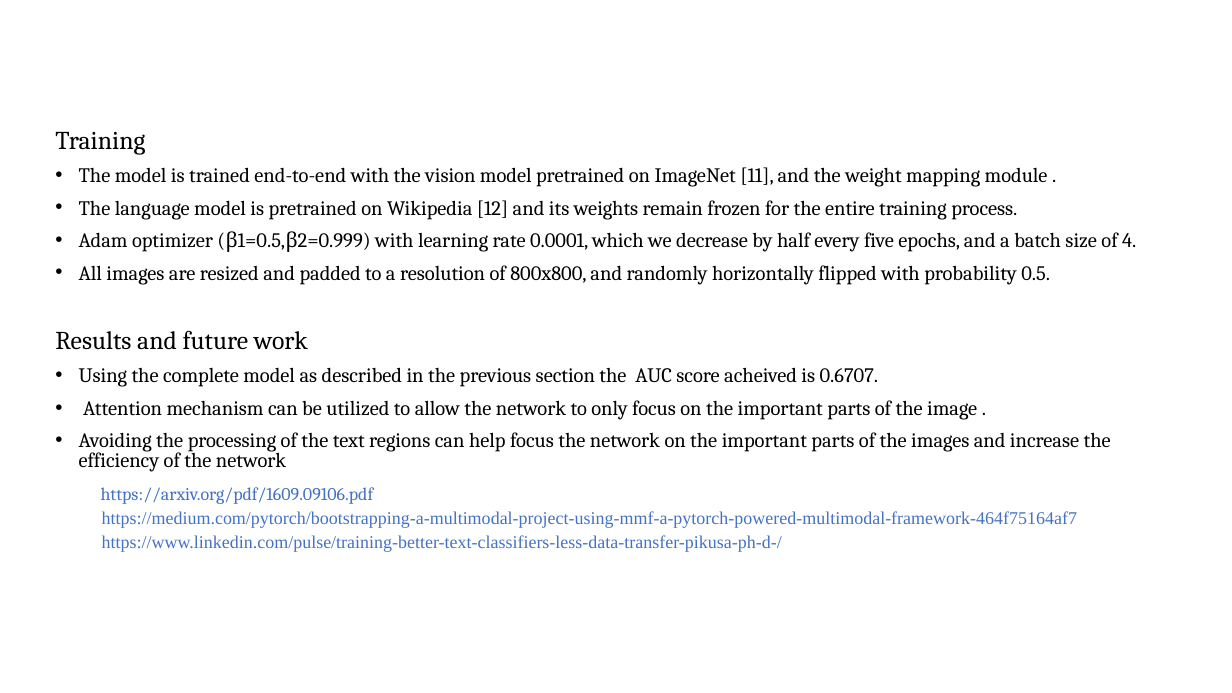
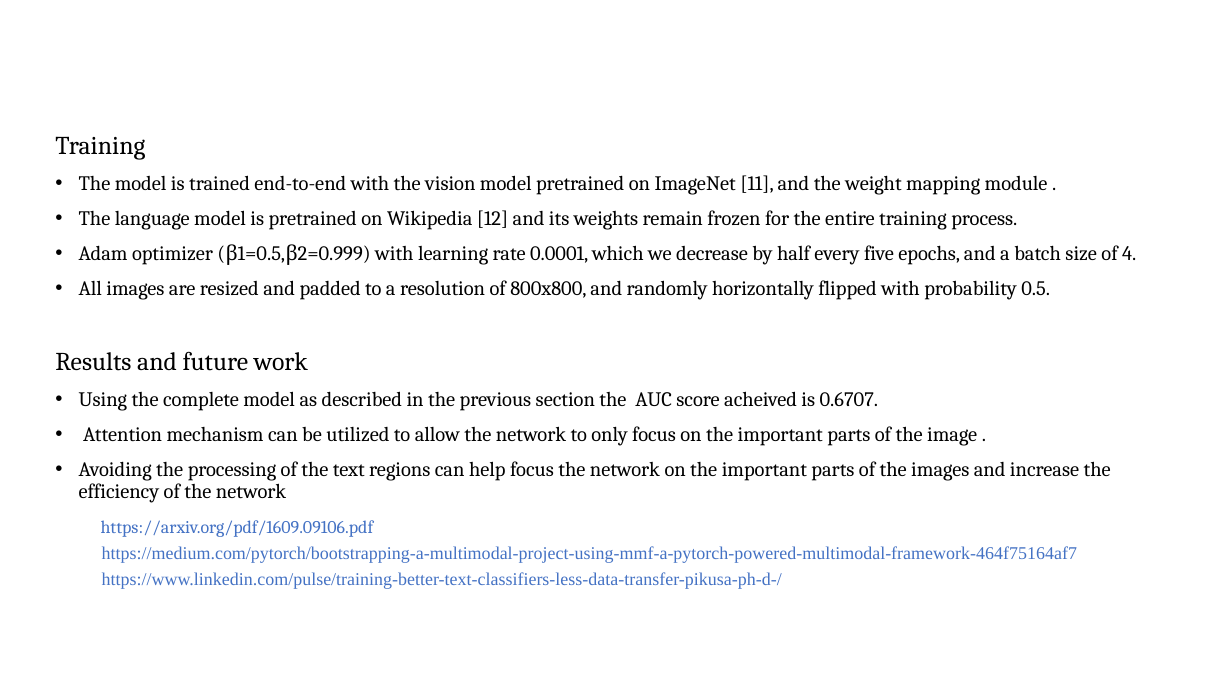
Before and after one commit to VarunBohara/Mini-Project-Documents, a slide deck: slide 17 of Literature Survey.pptx. Drawn at 1232x693 pixels with LibreOffice and Linux fonts; fonts in the diff are those of the drawing. Boxes give left, top, right and bottom in pixels: in the first picture for what was removed or moved away, otherwise in the second. Text is boxed around its words. In the diff, an @@ line names an element or a change of style, - is before the commit and + after.

```diff
--- a/Literature Survey.pptx
+++ b/Literature Survey.pptx
@@ text "Training" at (55, 136, 1136, 589): line spacing 0.8 to 0.9 @@
```
Also in this commit, not shown: 7 other slides changed.
